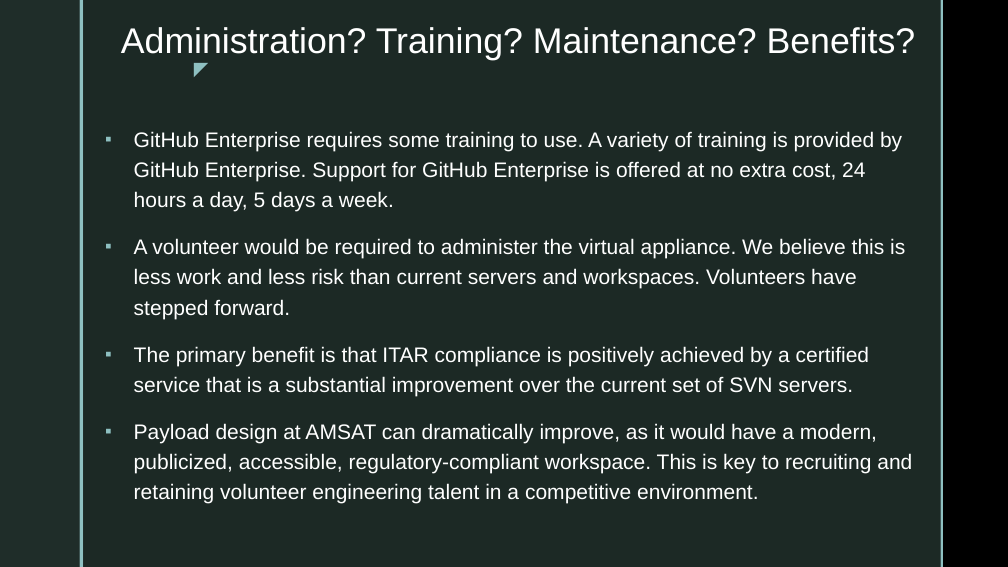
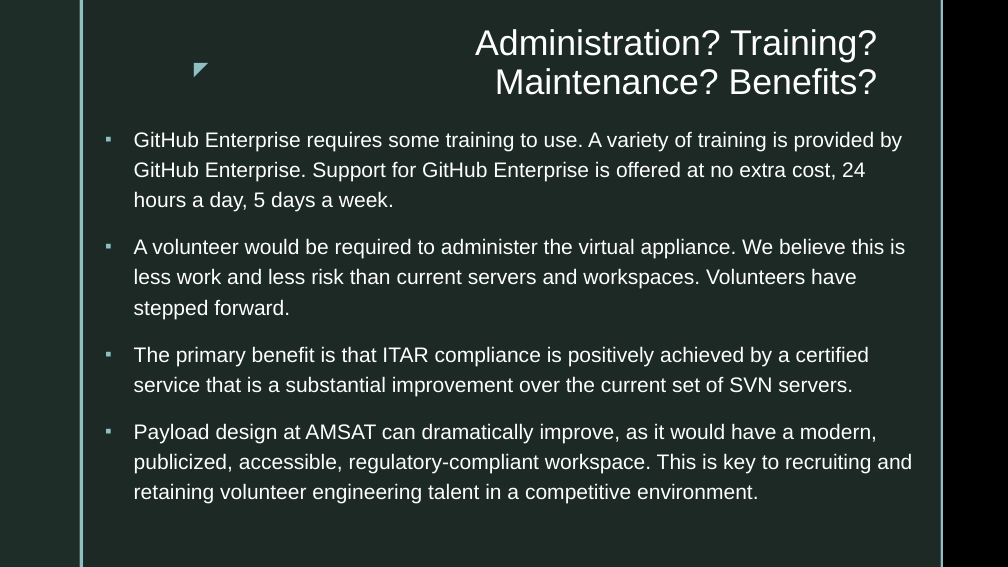
Before and after one commit to OpenResearchInstitute/documents, a slide deck: slide 11 of Papers_Articles_Presentations/Slide_Presentations/20171208_GitHubEnterpriseProposal.pptx. Drawn at 1008x567 pixels with LibreOffice and Linux fonts; fonts in the diff are those of the drawing; background and template pictures are left out. Boxes give left, top, right and bottom in pixels: in the first picture for what was removed or moved away, otherwise in the second. Text is boxed around its words. In the diff, an @@ line names an element or a change of style, - is before the commit and + after.

```diff
--- a/Papers_Articles_Presentations/Slide_Presentations/20171208_GitHubEnterpriseProposal.pptx
+++ b/Papers_Articles_Presentations/Slide_Presentations/20171208_GitHubEnterpriseProposal.pptx
@@ title "Administration? Training? Maintenance? Benefits?" rewrapped from (121,27,916,61) to (475,29,878,95) @@
```
Also in this commit, not shown: 1 other slide changed, 2 other files.
